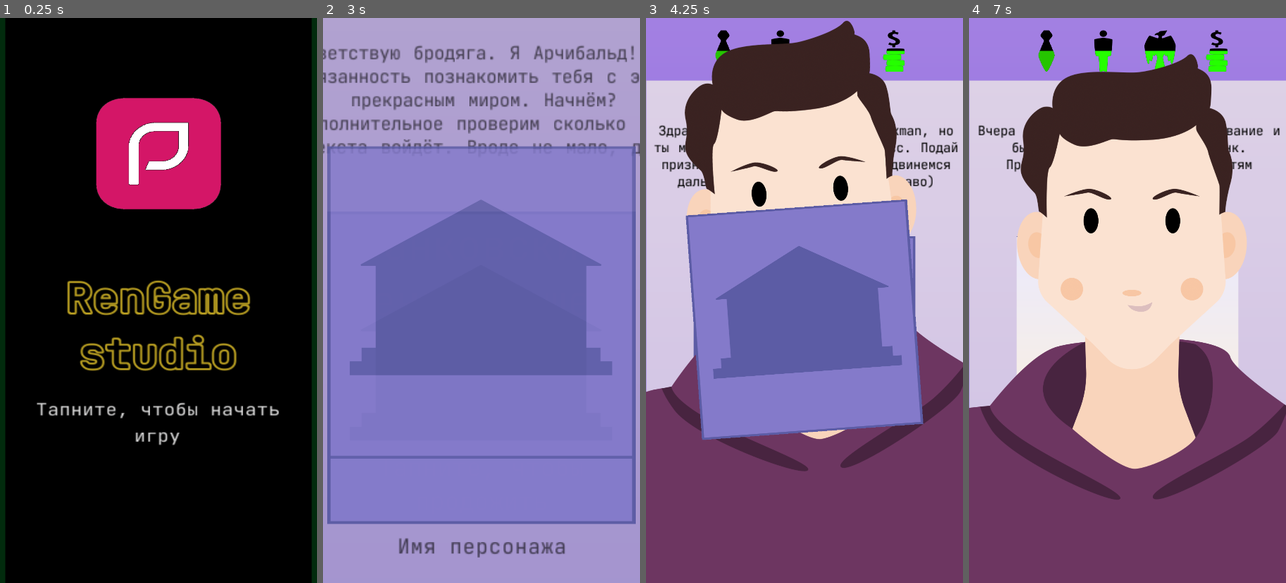
Above: before the commit, frames 1-4 (left to right).
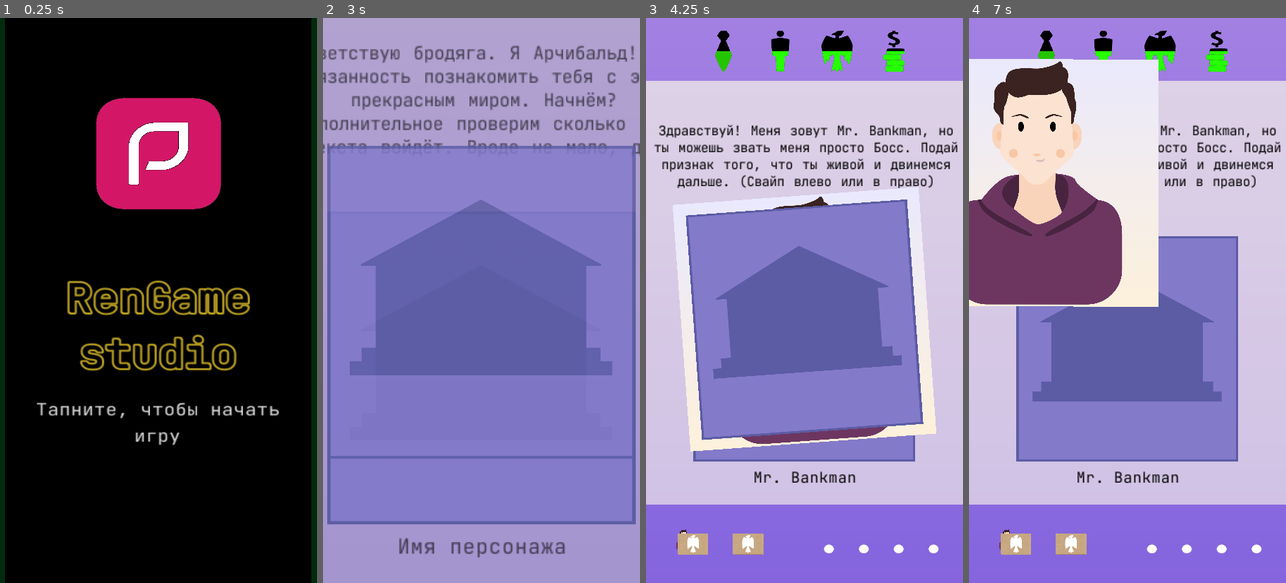
Above: after the commit, the same moments.

Repository: Nothengem/Mr.-Bankman
Game: Godot game, scene res://Scenes/StartMenu.tscn
Same seed, same stepped clock (60 frames per second), same inputs: the game is played once before the commit and once after it. The engine's default icon, where the game draws it, is replaced by a stand-in: a white triangle on a blue panel in a dark square.
Inputs (mouse positions are in pixels of both pictures, inside the frame that each line leads up to):
- Up to frame 1 (0.25 s): no input
- Up to frame 2 (3 s): tap Enter at 0.5 s; move the mouse to (551, 272) at 0.52 s; click (551, 272) at 0.67 s; click (389, 85) at 1.25 s; click (570, 85) at 2 s; click "1" at 2.75 s
- Up to frame 3 (4.25 s): drag from (741, 328) to (788, 413) at 3.52 s
- Up to frame 4 (7 s): move the mouse to (1127, 317) at 4.27 s; click (1127, 317) at 4.42 s; drag from (1111, 413) to (1032, 215) at 5.02 s; drag from (1127, 334) to (1143, 300) at 5.77 s; drag from (1032, 215) to (1127, 345) at 6.52 s

The runs differ from the first frame. In frame 1, 0.1% of the frame differs, in the area x 32-85%, y 18-70%; in frame 2, 0.3%; in frame 3, 50%; in frame 4, 78%, in the area x 0-100%, y 2-100%.

Commit message:
Играемся с адаптацией экрана

Diff:
--- a/Scenes/CharacterControl.gd
+++ b/Scenes/CharacterControl.gd
@@ -56,6 +56,7 @@
 	get_tree().call_group("Dossier", "dossier_update")
 	Animator.play("Apperiance")
 	start_position = screensize/2
+	print(start_position)
 	leftxposition = Vector2(-start_position.x, 0)
 	rightxposition = Vector2(start_position.x, 0)
 
--- a/Scenes/CharacterControl.tscn
+++ b/Scenes/CharacterControl.tscn
@@ -147,6 +147,10 @@
 shape = SubResource( 1 )
 
 [node name="CharacterCard" parent="." instance=ExtResource( 1 )]
+scale = Vector2( 1, 1 )
+
+[node name="Character" parent="CharacterCard" index="0"]
+position = Vector2( 0, -20 )
 
 [node name="LeftChooseRect" parent="CharacterCard/Control" index="0"]
 modulate = Color( 1, 1, 1, 0 )
@@ -171,6 +175,7 @@
 wait_time = 0.01
 
 [node name="MainCardsBack" parent="." instance=ExtResource( 3 )]
+visible = false
 margin_left = -419.967
 margin_top = -422.51
 margin_right = 420.033
--- a/Scenes/CharacterPortraitStandAlone.tscn
+++ b/Scenes/CharacterPortraitStandAlone.tscn
@@ -18,7 +18,7 @@
 [node name="Character" type="Sprite" groups=[
 "CharacterControl",
 ]]
-scale = Vector2( 0.993, 0.993 )
+scale = Vector2( 0.35, 0.35 )
 script = ExtResource( 14 )
 
 [node name="Neck" type="Sprite" parent="."]
--- a/project.godot
+++ b/project.godot
@@ -25,8 +25,7 @@
 window/size/test_width=1024
 window/size/test_height=768
 window/handheld/orientation="portrait"
-window/stretch/mode="viewport"
-window/stretch/aspect="keep_width"
+window/stretch/mode="2d"
 
 [input]
 
